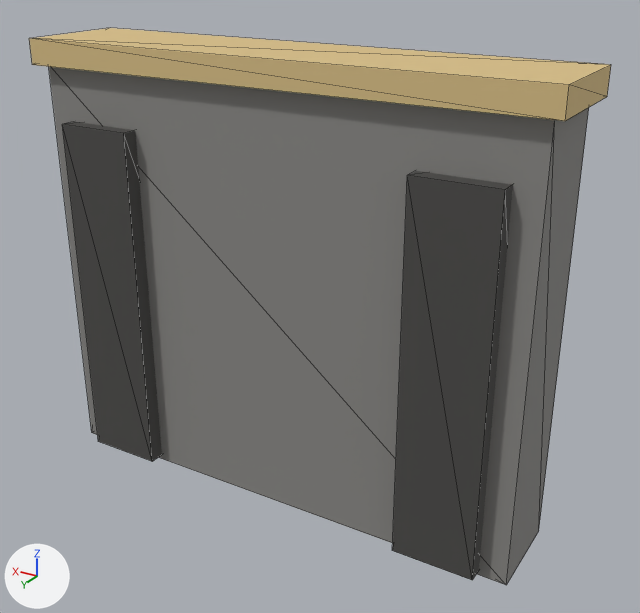
Two versions of the glTF model assets/facilities/wall_stone_perimeter_tall.glb, one commit apart.
Camera for both pictures: a 50 mm camera at (-2.46, 3.81, 3.07) aimed at (-0.15, -0.04, 1.14). Every picture has the same lights, and +X, +Y and +Z are marked at lower left. The first picture is the older version. Mesh edges are drawn as thin lines. Vertices at exactly the same position are counted once.

Objects in the first picture: 'SM_facilities_wall_stone_perimeter_tall'.
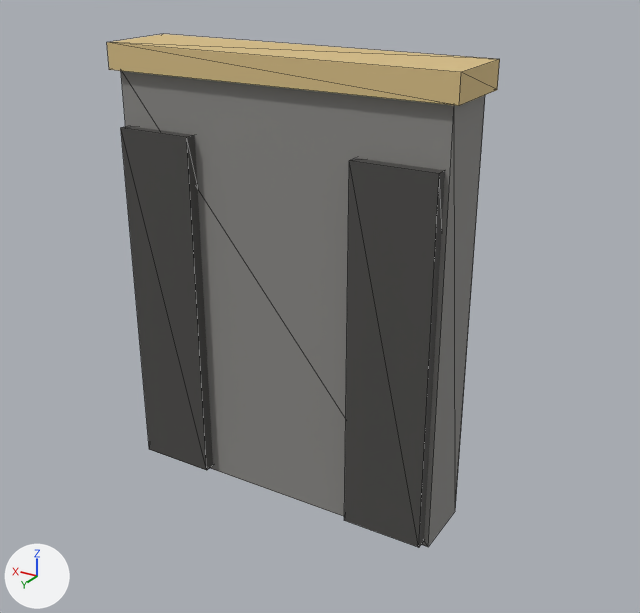
The change, as a list of edits to the scene's bpy script:
```text
Change me_sm_facilities_wall_stone_perimeter_tall:
    used by ob_sm_facilities_wall_stone_perimeter_tall; location = (0.0, 0.0, 0.0)
    remove me_sm_facilities_wall_stone_perimeter_tall.from_pydata(...)  # 32 vertices, 48 faces; spans x -1.49..1.49, y -0.34..0.34, z 0.0..2.5
    add me_sm_facilities_wall_stone_perimeter_tall.from_pydata(...)  # 32 vertices, 48 faces; spans x -1.0..1.0, y -0.25..0.25, z 0.0..2.5
    me_sm_facilities_wall_stone_perimeter_tall part 1: the loose piece of 8 vertices spanning x -1.42..1.42, y -0.25..0.25, z 0.0..2.36 is scaled about its middle by (0.673, 0.725, 1)
    me_sm_facilities_wall_stone_perimeter_tall part 2: the loose piece of 8 vertices spanning x -1.49..1.49, y -0.31..0.31, z 2.36..2.5 is scaled about its middle by (0.673, 0.725, 1)
    me_sm_facilities_wall_stone_perimeter_tall part 3: the loose piece of 8 vertices spanning x -1.27..-0.82, y -0.34..0.34, z 0.03..2.06 is scaled about its middle by (1.01, 0.725, 1), then moved by (0.34, 0.0, 0.0)
    me_sm_facilities_wall_stone_perimeter_tall part 4: the loose piece of 8 vertices spanning x 0.82..1.27, y -0.34..0.34, z 0.03..2.06 is scaled about its middle by (1.01, 0.725, 1), then moved by (-0.34, 0.0, 0.0)
```

Location of each change, [x1, y1, x2, y2] in pixels of the pictures (640 x 613 px; the box of a moved part takes in the faces that stretch with it):
'SM_facilities_wall_stone_perimeter_tall', reshaped (32% narrower, 8% shorter)
    before: [29, 28, 611, 585]
    after: [107, 34, 500, 547]
part 1 of me_sm_facilities_wall_stone_perimeter_tall, moved or reshaped
    before: [49, 67, 589, 585]
    after: [121, 71, 485, 547]
part 2 of me_sm_facilities_wall_stone_perimeter_tall, moved or reshaped
    before: [29, 28, 611, 121]
    after: [107, 34, 500, 106]
part 3 of me_sm_facilities_wall_stone_perimeter_tall, moved or reshaped
    before: [392, 171, 513, 580]
    after: [344, 158, 445, 547]
part 4 of me_sm_facilities_wall_stone_perimeter_tall, moved or reshaped
    before: [62, 122, 162, 461]
    after: [121, 126, 213, 470]
